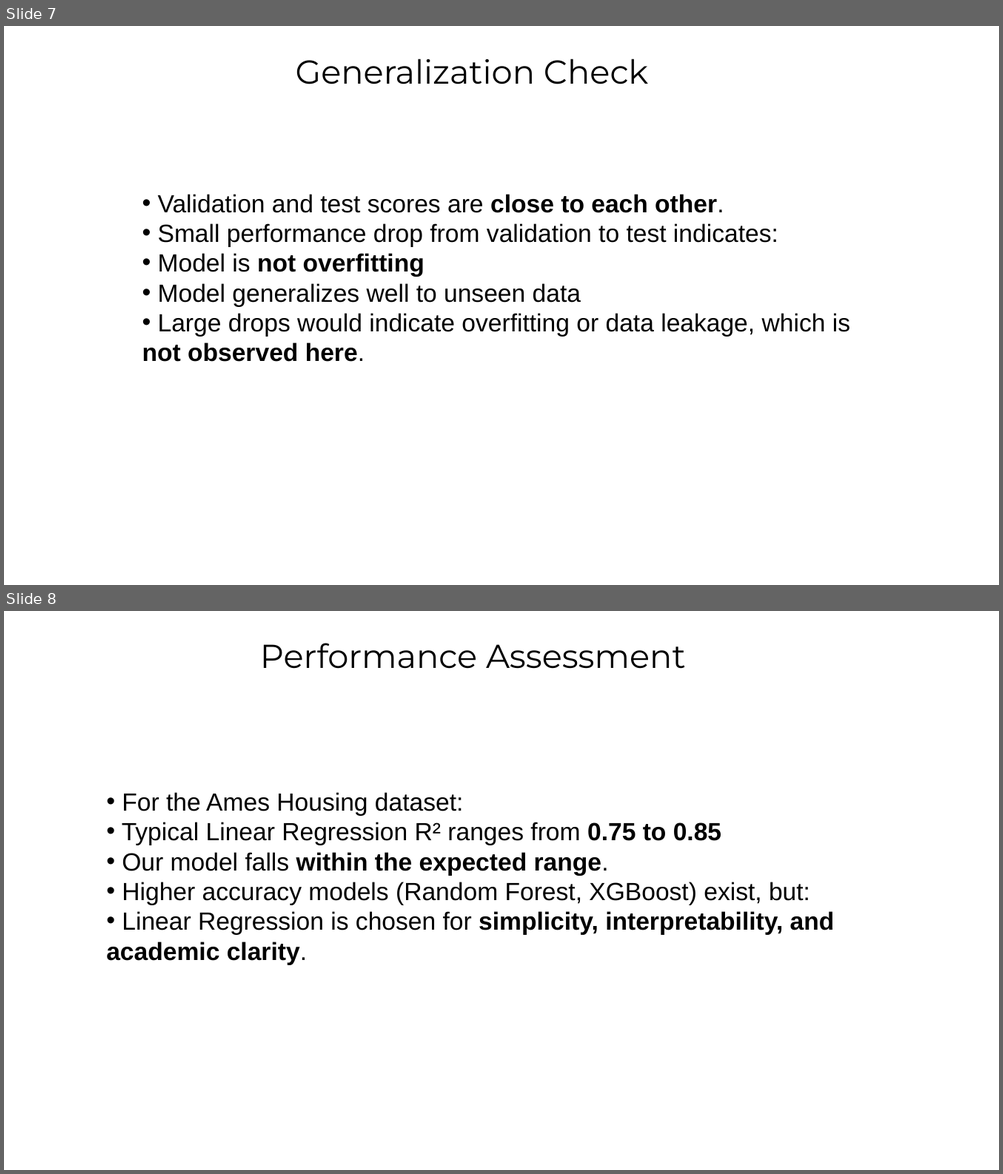
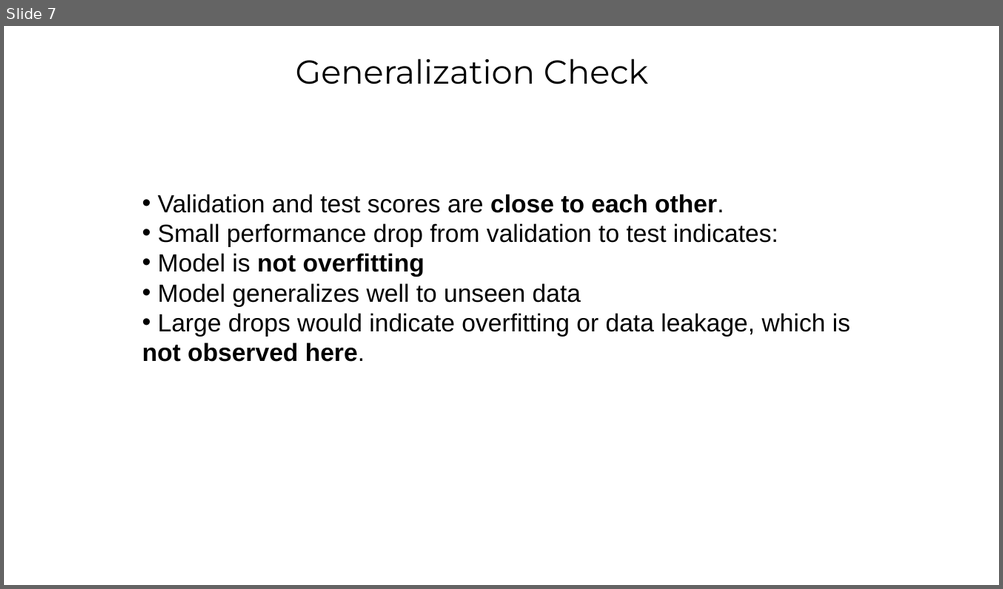
Before and after one commit to RealHaroon/Artificial-Intelligence-Labs, a slide deck: House Price Predictor/House Price Predictor.pptx. Shown one above the other, each under a label of ours: slides 7 and 8 before the commit, slide 7 after it. The pictures are 1003x1174 and 1003x589 pixels, drawn with LibreOffice and Linux fonts; fonts in the diff are those of the drawing. Boxes give left, top, right and bottom in pixels: in the first picture for what was removed or moved away, otherwise in the second. Text is boxed around its words. In the diff, an @@ line names an element or a change of style, - is before the commit and + after.

```diff
--- a/House Price Predictor/House Price Predictor.pptx
+++ b/House Price Predictor/House Price Predictor.pptx
@@ slide 8 removed at <box>4,611,999,1170</box>, background #FFFFFF @@
@@ text removed at <box>260,643,686,669</box> @@
-Performance Assessment
@@ text removed at <box>106,792,834,965</box> @@
-• For the Ames Housing dataset:
-• Typical Linear Regression R² ranges from 0.75 to 0.85
-• Our model falls within the expected range.
-• Higher accuracy models (Random Forest, XGBoost) exist, but:
-• Linear Regression is chosen for simplicity, interpretability, and academic clarity.
```
Also in this commit, not shown: 3 other files.
